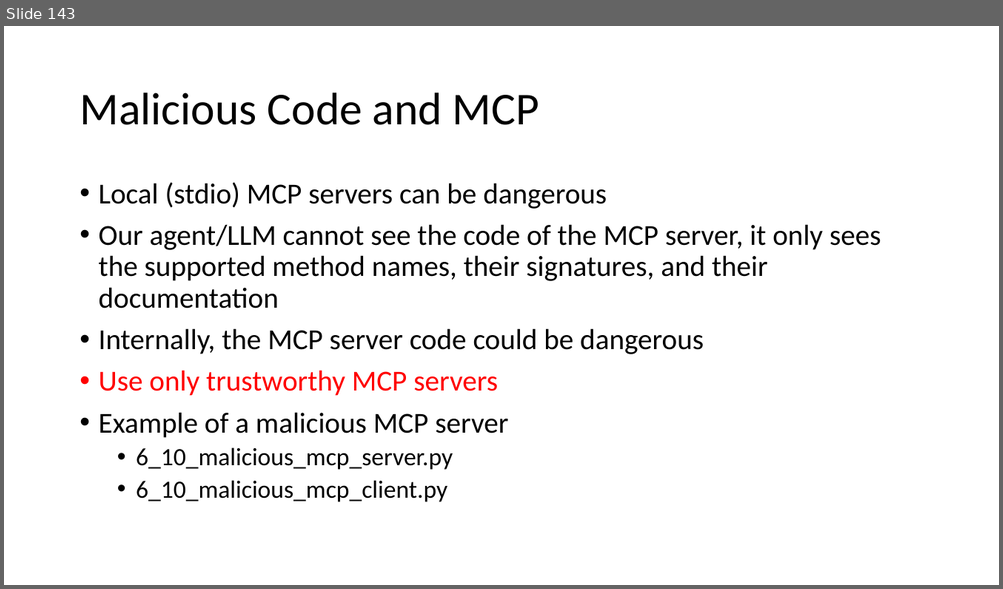
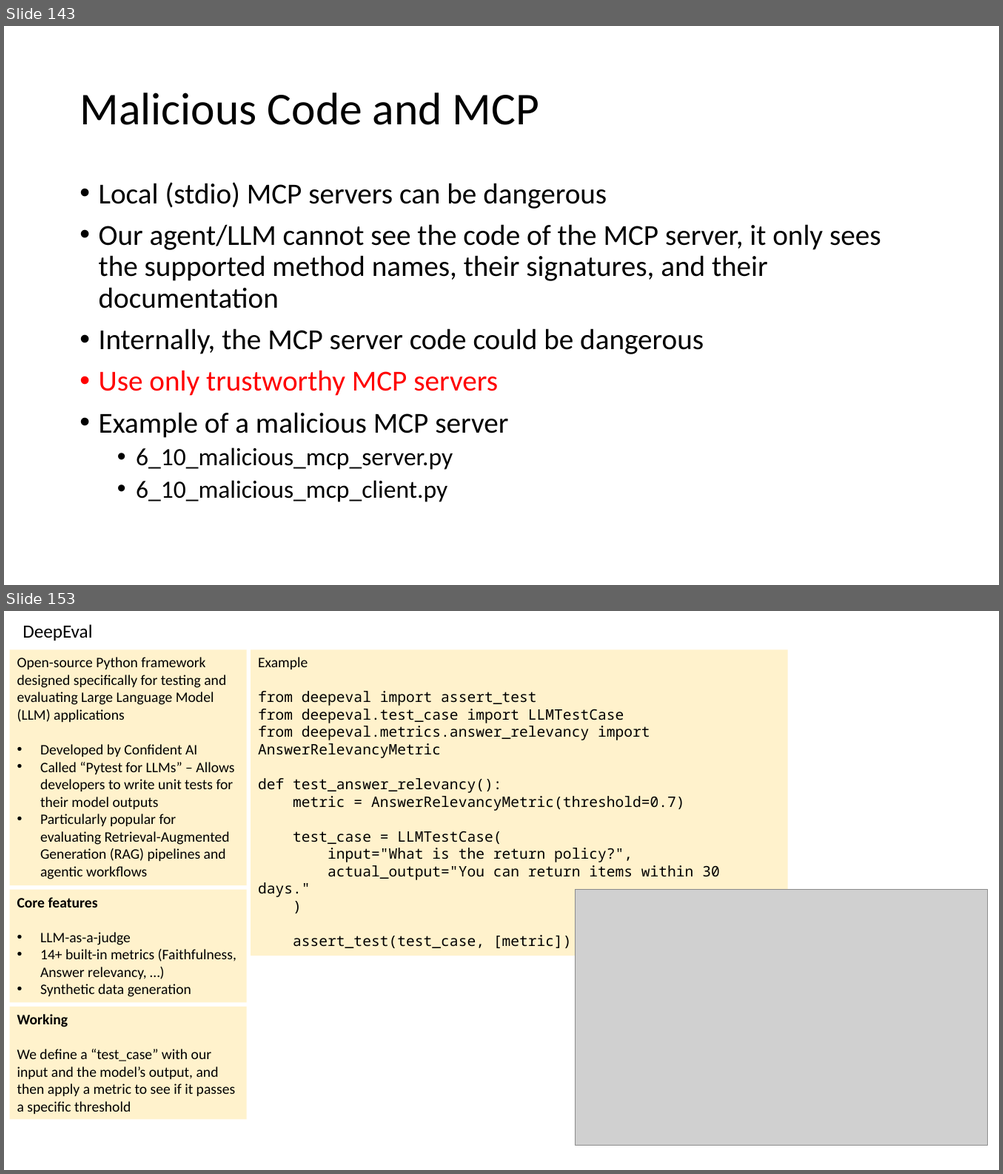
Before and after one commit to atulkahatecdac/agenticai_real, a slide deck: presentation/Agentic AI - Realpage.pptx. Shown one above the other, each under a label of ours: slide 143 before the commit, slides 143 and 153 after it; the slides between them are not shown. The pictures are 1003x589 and 1003x1174 pixels, drawn with LibreOffice and Linux fonts; fonts in the diff are those of the drawing; grey boxes stand for pictures. Boxes give left, top, right and bottom in pixels: in the first picture for what was removed or moved away, otherwise in the second. Text is boxed around its words. In the diff, an @@ line names an element or a change of style, - is before the commit and + after.

```diff
--- a/presentation/Agentic AI - Realpage.pptx
+++ b/presentation/Agentic AI - Realpage.pptx
@@ slide 153 added at (4,611,999,1170), background #FFFFFF @@
@@ text added at (22,624,92,641), 18 pt, text #000000 @@
+DeepEval
@@ rectangle added at (10,649,247,886), fill #FFF2CC, 14 pt, text #000000 @@
+Open-source Python framework designed specifically for testing and evaluating Large Language Model (LLM) applications
+• Developed by Confident AI
+• Called “Pytest for LLMs” – Allows developers to write unit tests for their model outputs
+• Particularly popular for evaluating Retrieval-Augmented Generation (RAG) pipelines and agentic workflows
@@ rectangle added at (251,649,788,957), fill #FFF2CC, 14 pt, text #000000 @@
+Example
+from deepeval import assert_test
+from deepeval.test_case import LLMTestCase
+from deepeval.metrics.answer_relevancy import AnswerRelevancyMetric
+def test_answer_relevancy():
+metric = AnswerRelevancyMetric(threshold=0.7)
+test_case = LLMTestCase(
+input="What is the return policy?",
+actual_output="You can return items within 30 days."
+)
+assert_test(test_case, [metric])
@@ rectangle added at (10,890,247,1002), fill #FFF2CC, 14 pt, text #000000 @@
+Core features
+• LLM-as-a-judge
+• 14+ built-in metrics (Faithfulness, Answer relevancy, …)
+• Synthetic data generation
@@ picture added at (575,890,987,1146) @@
@@ rectangle added at (10,1007,247,1120), fill #FFF2CC, 14 pt, text #000000 @@
+Working
+We define a “test_case” with our input and the model’s output, and then apply a metric to see if it passes a specific threshold
```
Also in this commit, not shown: 2 slides changed, 12 other slides added, 18 other files.
